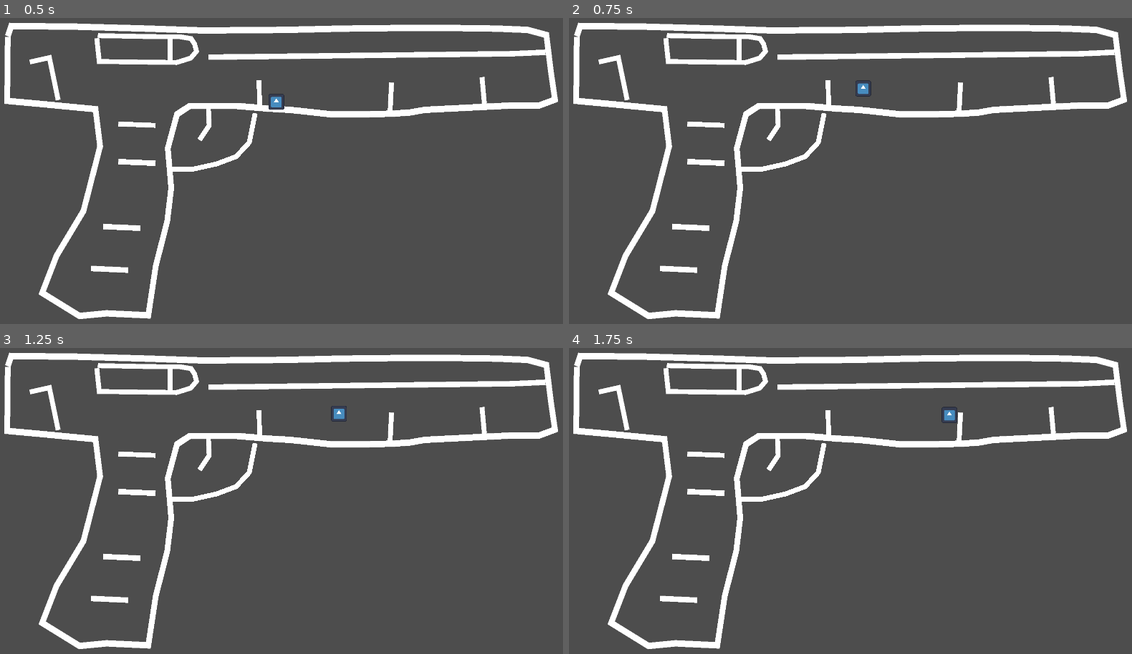
Above: before the commit, frames 1-4 (two rows, left to right).
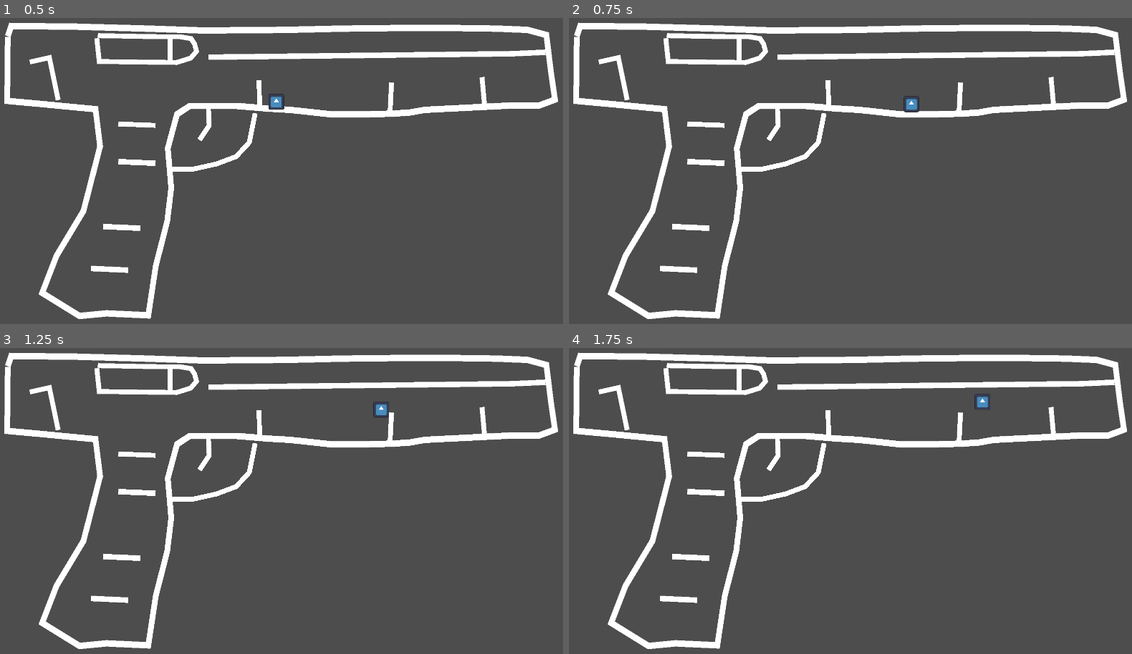
Above: after the commit, the same moments.

Repository: simenhs/piratsyltetoey
Game: Godot game, scene res://scenes/level1/level1.tscn
The game is run twice, just before and just after one commit, with the same random seed, the same clock (stepped at 60 frames per second) and the same inputs. The engine's default icon, where the game draws it, is replaced by a stand-in: a white triangle on a blue panel in a dark square.
Inputs:
- Up to frame 1 (0.5 s): no input
- Up to frame 2 (0.75 s): tap Enter at 0.5 s; hold D (right) from 0.53 s (still down); tap Shift (dash, bound only after the commit) at 0.6 s
- Up to frame 3 (1.25 s): keep holding D (right); tap Space (jump) at 0.77, 0.8, 1.07 s
- Up to frame 4 (1.75 s): keep holding D (right); tap Space (jump) at 1.35, 1.52 s; tap Shift (dash, bound only after the commit) at 1.55 s

Frame 1 is identical in both runs. In frame 2, 0.2% of the frame differs, in the area x 50-63%, y 20-31%; in frame 3, 0.2%; in frame 4, 0.2%.

Commit message:
wall jumping add dash implemented

Diff:
--- a/godot/project.godot
+++ b/godot/project.godot
@@ -25,8 +25,6 @@
 jump={
 "deadzone": 0.5,
 "events": [Object(InputEventKey,"resource_local_to_scene":false,"resource_name":"","device":-1,"window_id":0,"alt_press …(191 unchanged characters)…
-, Object(InputEventKey,"resource_local_to_scene":false,"resource_name":"","device":-1,"window_id":0,"alt_pressed":false,"shift_pressed":false,"ctrl_pressed":false,"meta_pressed":false,"pressed":false,"keycode":0,"physical_keycode":87,"key_label":0,"unicode":119,"location":0,"echo":false,"script":null)
-, Object(InputEventKey,"resource_local_to_scene":false,"resource_name":"","device":-1,"window_id":0,"alt_pressed":false,"shift_pressed":false,"ctrl_pressed":false,"meta_pressed":false,"pressed":false,"keycode":0,"physical_keycode":4194325,"key_label":0,"unicode":0,"location":0,"echo":false,"script":null)
 ]
 }
 left={
@@ -48,6 +46,11 @@
 , Object(InputEventKey,"resource_local_to_scene":false,"resource_name":"","device":-1,"window_id":0,"alt_pressed":false …(186 unchanged characters)…
 ]
 }
+dash={
+"deadzone": 0.5,
+"events": [Object(InputEventKey,"resource_local_to_scene":false,"resource_name":"","device":-1,"window_id":0,"alt_pressed":false,"shift_pressed":false,"ctrl_pressed":false,"meta_pressed":false,"pressed":false,"keycode":0,"physical_keycode":4194325,"key_label":0,"unicode":0,"location":0,"echo":false,"script":null)
+]
+}
 
 [rendering]
 
--- a/godot/scenes/level1/player/player.gd
+++ b/godot/scenes/level1/player/player.gd
@@ -1,25 +1,62 @@
 extends CharacterBody2D
 
 
-const SPEED = 300.0
-const JUMP_VELOCITY = -400.0
+const SPEED :float = 300.0
+const JUMP_VELOCITY :float = -400.0
+const SLIDE_DOWN_SPEED :float= 50
+const DASH_SPEED :float= 10000
+const DASH_COOLDOWN_TIME :float = 1
+
+var dash_on_cooldown :bool = false
+var facing_left : bool = false
+
+func _physics_process(delta: float) -> void:
+	_move(delta)
+	if Input.is_action_just_pressed("jump"):
+		_jump(delta)
+	_fall_down(delta)
 
 
-func _physics_process(delta: float) -> void:
-	# Add the gravity.
+	if Input.is_action_just_pressed("dash"):
+		_dash()
+	move_and_slide()
+
+
+
+func _jump(delta : float):
+	if is_on_floor():
+		velocity.y = JUMP_VELOCITY
+	if is_on_wall():
+		velocity.y = JUMP_VELOCITY
+		velocity.x = -Input.get_axis("left", "right")
+
+func _fall_down(delta : float):
 	if not is_on_floor():
 		velocity += get_gravity() * delta
+		if is_on_wall() and (Input.is_action_pressed("left") or Input.is_action_pressed("right") ):
+			if velocity.y > 0:
+				velocity.y = SLIDE_DOWN_SPEED
 
-	# Handle jump.
-	if Input.is_action_just_pressed("jump") and is_on_floor():
-		velocity.y = JUMP_VELOCITY
 
-	# Get the input direction and handle the movement/deceleration.
-	# As good practice, you should replace UI actions with custom gameplay actions.
+
+func _move(delat: float) :
 	var direction := Input.get_axis("left", "right")
 	if direction:
 		velocity.x = direction * SPEED
+		facing_left =  Input.is_action_pressed("left")
 	else:
-		velocity.x = move_toward(velocity.x, 0, SPEED)
+		velocity.x =  move_toward(velocity.x, 0, SPEED*delat*5)
+		velocity.x = clamp(velocity.x,-SPEED,SPEED)
 
-	move_and_slide()
+func _dash():
+	if not dash_on_cooldown :
+		if facing_left:
+			velocity.x = -DASH_SPEED
+		else :
+			velocity.x = DASH_SPEED
+		dash_on_cooldown = true
+		get_tree().create_timer(DASH_COOLDOWN_TIME).timeout.connect(_on_dash_cooldown_timeout)
+
+
+func _on_dash_cooldown_timeout():
+	dash_on_cooldown = false
